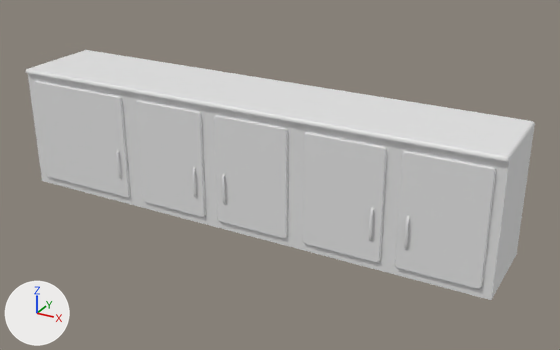
The FBX model Assets/ART/Meshes/KITCHEN/SM_Kitchen_Cupboard.fbx as it was, and as the next commit left it.
The view is the same before and after, from a camera (50 mm lens) standing at (2.88, -5.2, 2.32) and looking at (0.2, -0.33, -0.12). Arrows for +X, +Y and +Z are at lower left; the lights stay in place. The older version comes first. Where no turn or scale is listed for an object, it has been applied to the vertices.

Objects in the first picture: 'SM_Kitchen_Cupboard', 'SM_Kitchen_Cupboard_Door_01', 'SM_Kitchen_Cupboard_Door_02', 'SM_Kitchen_Cupboard_Door_03', 'SM_Kitchen_Cupboard_Door_04', 'SM_Kitchen_Cupboard_Door_05'.
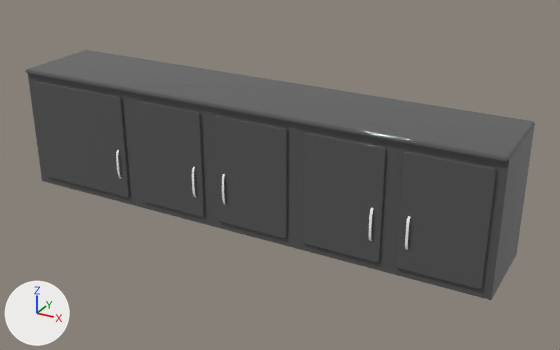
Boxes [x1, y1, x2, y2] around the edits, measured in the pictures (560 x 350 px):
'SM_Kitchen_Cupboard', recoloured (white to dark grey)
    both: [25, 50, 535, 300]
'SM_Kitchen_Cupboard_Door_05', surface changed, moved (white to dark grey)
    before: [395, 151, 496, 289]
    after: [396, 151, 497, 289]
'SM_Kitchen_Cupboard_Door_04', recoloured, moved (white to dark grey)
    both: [303, 132, 387, 263]
'SM_Kitchen_Cupboard_Door_03', surface changed, moved (white to dark grey)
    both: [214, 115, 288, 238]
'SM_Kitchen_Cupboard_Door_02', recoloured, reshaped, moved (white to dark grey)
    before: [135, 100, 206, 217]
    after: [135, 100, 205, 217]
part 1 of me_mesh, recoloured (white to dark grey)
    both: [214, 115, 288, 238]
part 2 of me_mesh, recoloured
    both: [222, 174, 226, 205]
part 3 of me_mesh_004, recoloured
    before: [135, 100, 206, 217]
    after: [303, 132, 387, 263]
part 4 of me_mesh_004, recoloured
    before: [192, 167, 197, 197]
    after: [369, 208, 373, 241]
part 5 of me_mesh_002, recoloured (white to dark grey)
    both: [396, 151, 496, 289]
part 6 of me_mesh_002, recoloured
    both: [405, 216, 410, 250]
part 7 of me_mesh_005, recoloured (white to dark grey)
    both: [34, 81, 130, 198]
part 8 of me_mesh_005, recoloured
    both: [116, 150, 122, 179]

What changed in the scene script:
```text
Change me_mesh_002:
    where me_mesh_002.from_pydata(...)  # 106 vertices, 108 faces; spans x -0.603..0.0, y -0.045..0.0, z -0.434..0.434
    me_mesh_002 part 5: 60 faces spanning x -0.603..0.0, y -0.02..0.0, z -0.434..0.434 switch from no material to mat_m_plastic_counters (dark grey #575757)
    me_mesh_002 part 6: 48 faces spanning x -0.542..-0.522, y -0.045..-0.019, z -0.273..-0.014 switch from no material to mat_m_counters_knob (white #ffffff)
Change me_mesh_004:
    where me_mesh_004.from_pydata(...)  # 106 vertices, 108 faces; spans x 0.0..60.3, y -4.5..0.0, z -43.4..43.4
    used by ob_sm_kitchen_cupboard_door_02; location = (-0.859, -0.7, 0.0); scale = (0.01, 0.01, 0.01)
    me_mesh_004 part 3: all 60 faces centred in x 0.0..60.3, y -2.0..0.0, z -43.4..43.4 switch from no material to mat_m_plastic_counters (dark grey #575757)
    me_mesh_004 part 4: all 48 faces centred in x 52.3..54.0, y -4.3..-2.4, z -26.5..-2.2 switch from no material to mat_m_counters_knob (white #ffffff)
Change me_mesh:
    where me_mesh.from_pydata(...)  # 106 vertices, 108 faces; spans x -0.603..0.0, y -0.045..0.0, z -0.434..0.434
    me_mesh part 1: 60 faces spanning x -0.603..0.0, y -0.02..0.0, z -0.434..0.434 switch from no material to mat_m_plastic_counters (dark grey #575757)
    me_mesh part 2: 48 faces spanning x -0.542..-0.522, y -0.045..-0.019, z -0.273..-0.014 switch from no material to mat_m_counters_knob (white #ffffff)
Change me_mesh_001:
    where me_mesh_001.from_pydata(...)  # 108 vertices, 108 faces; spans x -2.0..2.0, y -0.73..0.0, z -0.5..0.53
    add me_mesh_001.materials.append(mat_m_plastic_counters)  # dark grey #575757
Change me_mesh_005:
    where me_mesh_005.from_pydata(...)  # 106 vertices, 108 faces; spans x 0.0..0.926, y -0.045..0.0, z -0.434..0.434
    me_mesh_005 part 7: all 60 faces centred in x 0.0..0.926, y -0.02..0.0, z -0.434..0.434 switch from no material to mat_m_plastic_counters (dark grey #575757)
    me_mesh_005 part 8: all 48 faces centred in x 0.849..0.866, y -0.043..-0.024, z -0.265..-0.022 switch from no material to mat_m_counters_knob (white #ffffff)
Add me_mesh_001_1:
    me_mesh_001_1.from_pydata(...)  # 106 vertices, 108 faces; spans x 0.0..60.3, y -4.5..0.0, z -43.4..43.4
    # faces by material slot: [60, 48]
    me_mesh_001_1.materials.append(mat_m_plastic_counters)  # dark grey #575757
    me_mesh_001_1.materials.append(mat_m_counters_knob)  # white #ffffff
Change ob_sm_kitchen_cupboard_door_05:
    ob_sm_kitchen_cupboard_door_05.location: (1.928, -0.7, 0.0) -> (1.934, -0.7, 0.0)
Change ob_sm_kitchen_cupboard_door_04:
    ob_sm_kitchen_cupboard_door_04: bpy.data.objects.new('SM_Kitchen_Cupboard_Door_04', me_mesh_003) -> bpy.data.objects.new('SM_Kitchen_Cupboard_Door_04', me_mesh_004)
    ob_sm_kitchen_cupboard_door_04.location: (0.608, -0.7, 0.0) -> (0.606, -0.7, 0.0)
Change ob_sm_kitchen_cupboard_door_02:
    ob_sm_kitchen_cupboard_door_02: bpy.data.objects.new('SM_Kitchen_Cupboard_Door_02', me_mesh_004) -> bpy.data.objects.new('SM_Kitchen_Cupboard_Door_02', me_mesh_001_1)
    ob_sm_kitchen_cupboard_door_02.location: (-0.859, -0.7, 0.0) -> (-0.864, -0.7, 0.0)
Change ob_sm_kitchen_cupboard_door_03:
    ob_sm_kitchen_cupboard_door_03.location: (0.47, -0.7, 0.0) -> (0.472, -0.7, 0.0)
```
